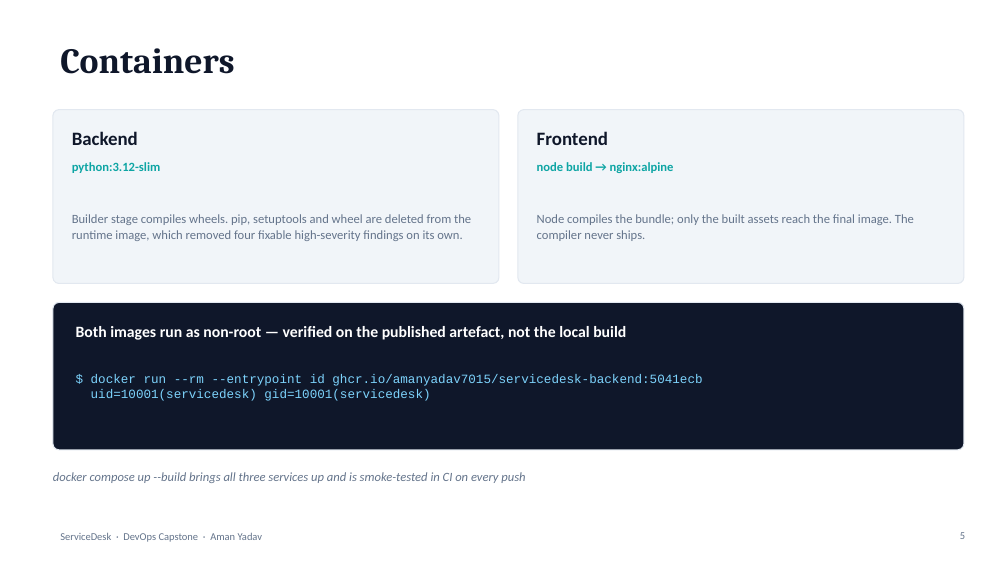
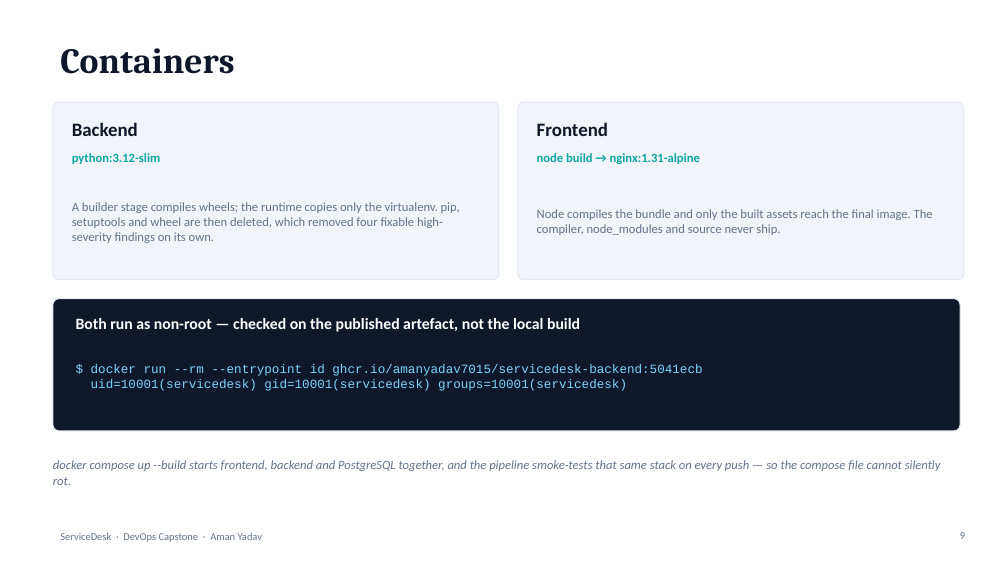
Before and after one commit to AmanYadav7015/devops-capstone-servicedesk, a slide deck: slide 9 of docs/deck/servicedesk-capstone.pptx (slide 5 before the commit). Drawn at 1008x567 pixels with LibreOffice and Linux fonts; fonts in the diff are those of the drawing. Boxes give left, top, right and bottom in pixels: in the first picture for what was removed or moved away, otherwise in the second. Text is boxed around its words. In the diff, an @@ line names an element or a change of style, - is before the commit and + after.

```diff
--- a/docs/deck/servicedesk-capstone.pptx
+++ b/docs/deck/servicedesk-capstone.pptx
@@ rounded rectangle: place and size @@
-rounded rectangle at (53, 110, 499, 284)
+rounded rectangle at (53, 102, 499, 280)
@@ rounded rectangle: place and size @@
-rounded rectangle at (518, 110, 964, 284)
+rounded rectangle at (518, 102, 964, 280)
@@ 3 texts: place and size @@
-3 texts at (72, 131, 608, 173)
+3 texts at (72, 122, 608, 164)
@@ text at (537, 153, 700, 164): text changed @@
-node build → nginx:alpine
+node build → nginx:1.31-alpine
@@ text at (72, 202, 460, 243): text changed @@
-Builder stage compiles wheels. pip, setuptools and wheel are deleted from the runtime image, which removed four fixable high-severity findings on its own.
+A builder stage compiles wheels; the runtime copies only the virtualenv. pip, setuptools and wheel are then deleted, which removed four fixable high-severity findings on its own.
@@ text at (537, 209, 933, 235): text changed @@
-Node compiles the bundle; only the built assets reach the final image. The compiler never ships.
+Node compiles the bundle and only the built assets reach the final image. The compiler, node_modules and source never ship.
@@ proportions changed in 3 elements at (53, 102, 499, 280), (518, 102, 964, 280), (53, 299, 960, 431) @@
@@ rounded rectangle: place and size @@
-rounded rectangle at (53, 302, 964, 450)
+rounded rectangle at (53, 299, 960, 431)
@@ text at (76, 318, 580, 332): text changed @@
-Both images run as non-root — verified on the published artefact, not the local build
+Both run as non-root — checked on the published artefact, not the local build
@@ text "$ docker run --rm --entrypoint ...": place and size @@
-text "$ docker run --rm --entrypoint ..." at (91, 374, 702, 401)
+text "$ docker run --rm --entrypoint ..." at (91, 364, 702, 391)
@@ text at (91, 379, 627, 391): text changed @@
-uid=10001(servicedesk) gid=10001(servicedesk)
+uid=10001(servicedesk) gid=10001(servicedesk) groups=10001(servicedesk)
@@ text at (53, 460, 941, 485): text changed @@
-docker compose up --build brings all three services up and is smoke-tested in CI on every push
+docker compose up --build starts frontend, backend and PostgreSQL together, and the pipeline smoke-tests that same stack on every push — so the compose file cannot silently rot.
```
Also in this commit, not shown: 8 other slides changed, 10 slides added, 2 slides removed, 1 other file.
